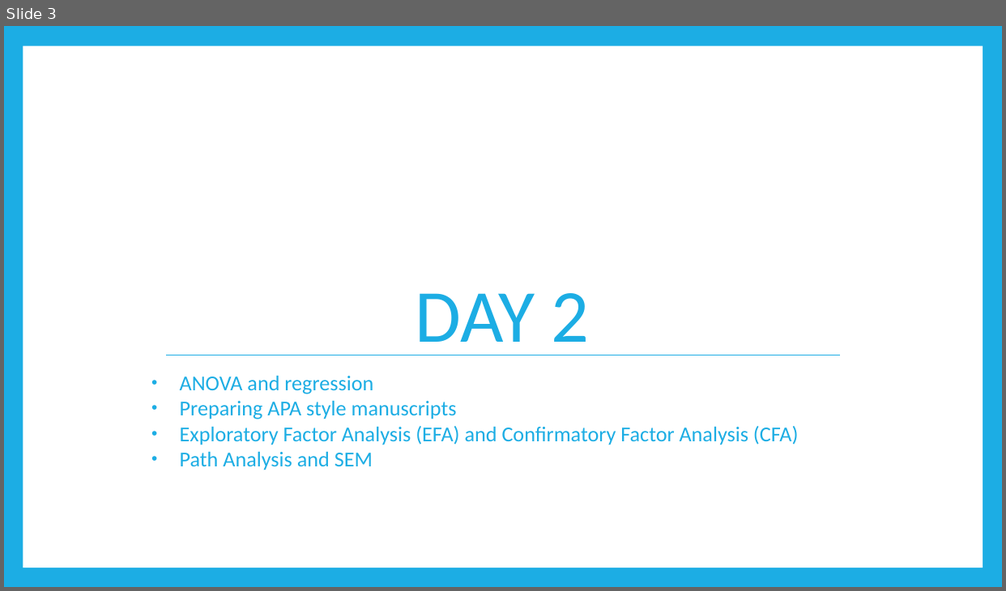
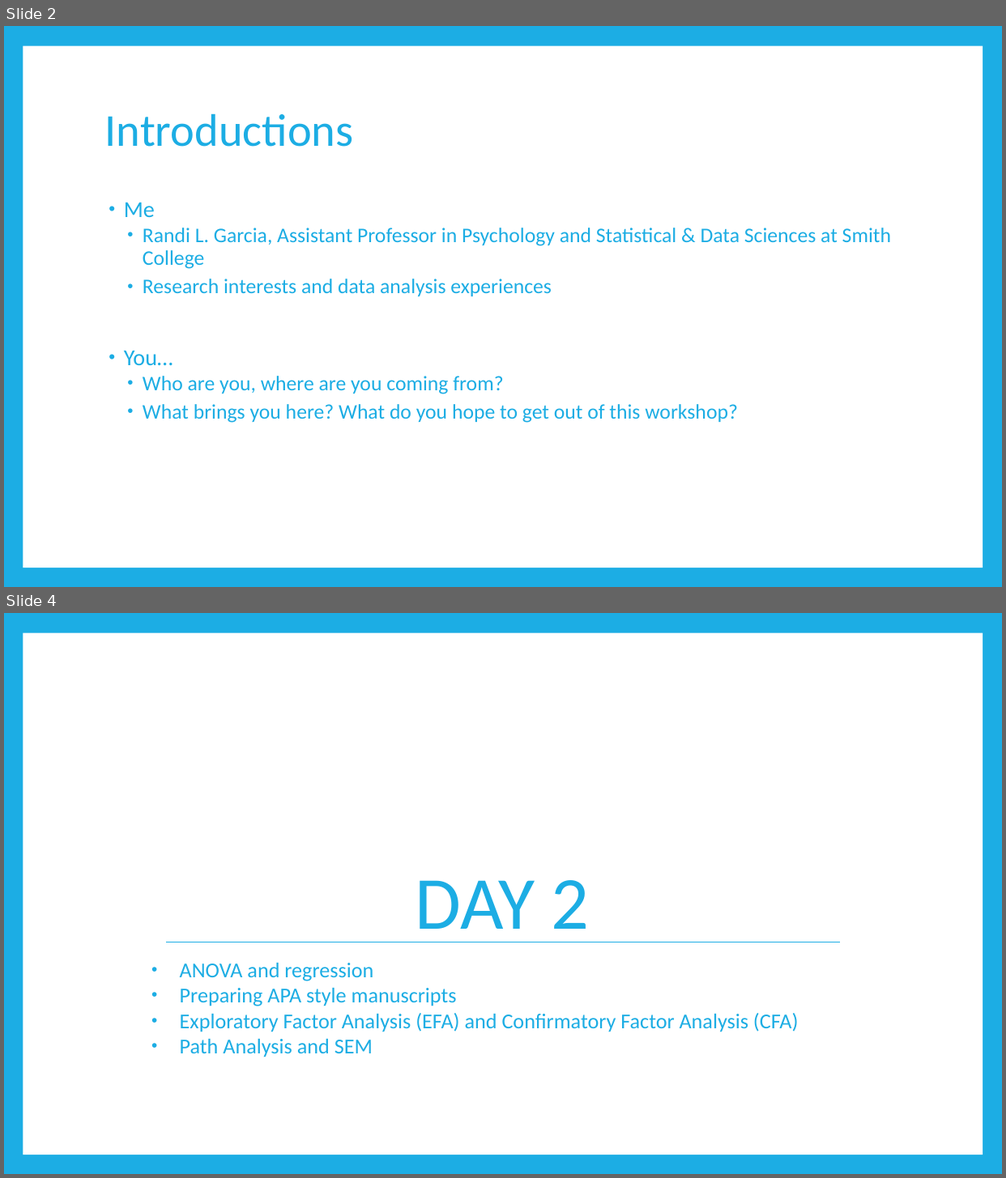
Before and after one commit to RandiLGarcia/datic-intro-to-r, a slide deck: docs/Day 1 Slides.pptx. Shown one above the other, each under a label of ours: slide 3 before the commit, slides 2 and 4 after it; the slides between them are not shown. The pictures are 1006x591 and 1006x1178 pixels, drawn with LibreOffice and Linux fonts; fonts in the diff are those of the drawing. Boxes give left, top, right and bottom in pixels: in the first picture for what was removed or moved away, otherwise in the second. Text is boxed around its words. In the diff, an @@ line names an element or a change of style, - is before the commit and + after.

Commit message:
update to intro and day 1 slides

```diff
--- a/docs/Day 1 Slides.pptx
+++ b/docs/Day 1 Slides.pptx
@@ slide 2 added at [4, 26, 1002, 587], background #1CADE4; not listed: 1 template element that a slide beside it also shows @@
@@ title added at [105, 113, 354, 147], 44 pt, text #1CADE4 @@
+Introductions
@@ text added at [124, 203, 891, 423], 20 pt, text #1CADE4 @@
+• Me
+  • Randi L. Garcia, Assistant Professor in Psychology and Statistical & Data Sciences at Smith College
+  • Research interests and data analysis experiences
+• You…
+  • Who are you, where are you coming from?
+  • What brings you here? What do you hope to get out of this workshop?
@@ what was slide 3 is now slide 4 @@
```
Also in this commit, not shown: 15 slides changed, 12 other slides added, 7 slides removed, 11 other files.
